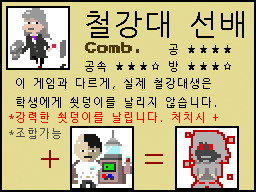
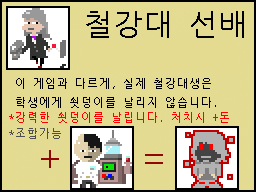
Two versions of the same layered image (256×192). Layer-by-layer changes:
showed "레이어 11" over [85, 42, 231, 72]
renamed "*강력한 쇳덩이를 날립니다. 처치시 +" to "*강력한 쇳덩이를 날립니다. 처치시 +돈", painted on it over [220, 112, 229, 123]
